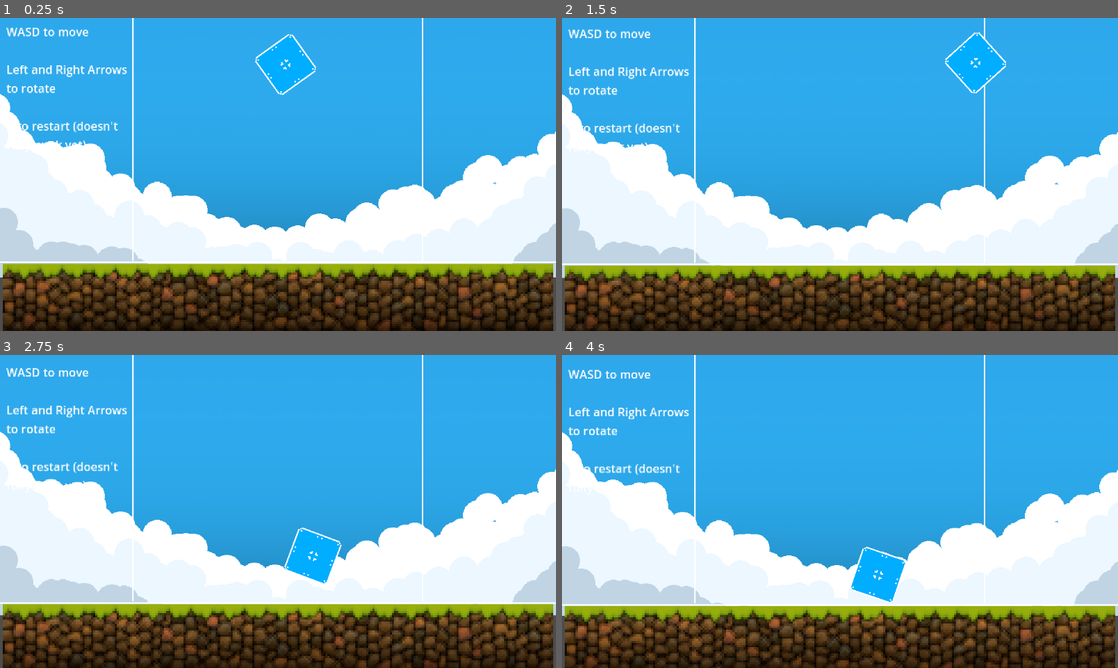
Above: before the commit, frames 1-4 (two rows, left to right).
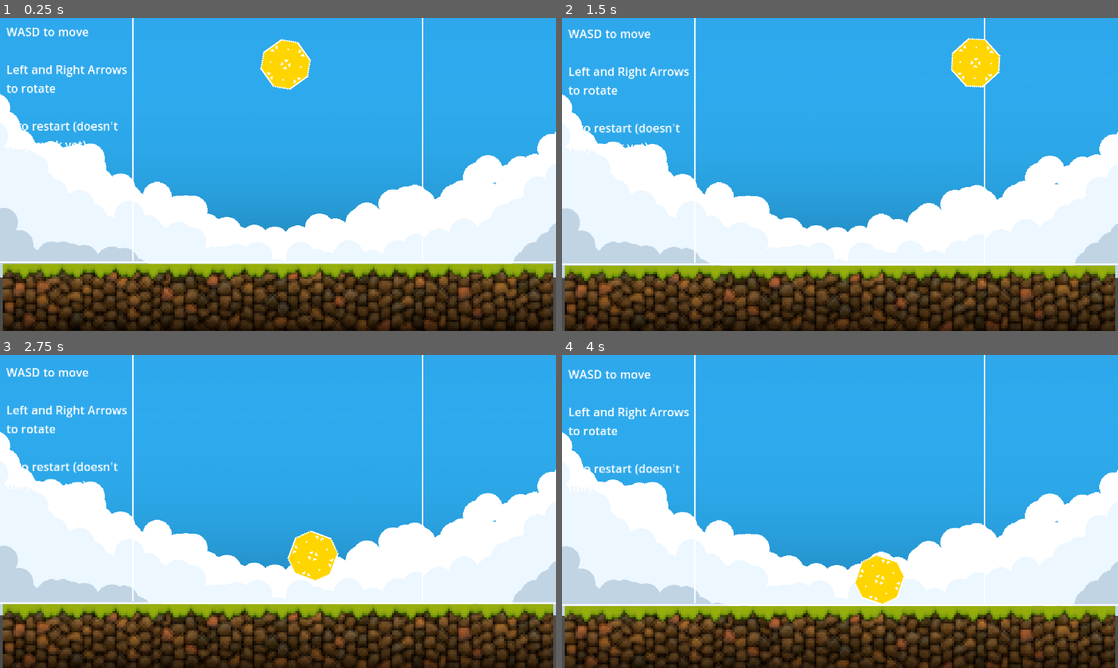
Above: after the commit, the same moments.

Repository: drew-abbo/gmtk_game_jam_game
Game: Godot game, scene res://main.tscn
The game is run twice, just before and just after one commit, with the same random seed, the same clock (stepped at 60 frames per second) and the same inputs.
Inputs:
- Up to frame 1 (0.25 s): no input
- Up to frame 2 (1.5 s): hold D (move_right) 0.53-1.28 s; hold S (move_down) from 1.28 s (still down)
- Up to frame 3 (2.75 s): release S (move_down) at 2.03 s; hold D (move_right) from 2.03 s (still down)
- Up to frame 4 (4 s): release D (move_right) at 2.78 s; hold W (move_up) 2.78-3.53 s; hold A (move_left) from 3.53 s (still down)

The runs differ from the first frame. In frame 1, 1.1% of the frame differs, in the area x 45-57%, y 5-25%; in frame 2, 1.1%; in frame 3, 1.1%; in frame 4, 1.2%, in the area x 52-62%, y 61-80%.

Commit message:
added all piece textures to their own pieces and made them get drawn from a pool

Diff:
--- /dev/null
+++ b/Building/Pieces/Variants/circle_piece.tscn
@@ -0,0 +1,16 @@
+[gd_scene load_steps=4 format=3 uid="uid://cbnhthckwkon5"]
+
+[ext_resource type="PackedScene" uid="uid://cjg4a5yo4wh6x" path="res://Building/Pieces/building_piece.tscn" id="1_jro6c"]
+[ext_resource type="Texture2D" uid="uid://c11txrqohtsod" path="res://Assets/Circle Type 1.png" id="2_esf57"]
+
+[sub_resource type="CircleShape2D" id="CircleShape2D_pjvq7"]
+radius = 32.0156
+
+[node name="BuildingPiece" instance=ExtResource("1_jro6c")]
+
+[node name="Sprite2D" type="Sprite2D" parent="RigidBody2D" index="0"]
+scale = Vector2(2, 2)
+texture = ExtResource("2_esf57")
+
+[node name="CollisionShape2D" type="CollisionShape2D" parent="RigidBody2D" index="1"]
+shape = SubResource("CircleShape2D_pjvq7")
--- /dev/null
+++ b/Building/Pieces/Variants/octagon_piece.tscn
@@ -0,0 +1,13 @@
+[gd_scene load_steps=3 format=3 uid="uid://bt36m0ugt5sbr"]
+
+[ext_resource type="PackedScene" uid="uid://cjg4a5yo4wh6x" path="res://Building/Pieces/building_piece.tscn" id="1_3twnw"]
+[ext_resource type="Texture2D" uid="uid://dffc5ddl8ld40" path="res://Assets/Octagon Type 1.png" id="2_ab0y7"]
+
+[node name="BuildingPiece" instance=ExtResource("1_3twnw")]
+
+[node name="Sprite2D" type="Sprite2D" parent="RigidBody2D" index="0"]
+scale = Vector2(2, 2)
+texture = ExtResource("2_ab0y7")
+
+[node name="CollisionPolygon2D" type="CollisionPolygon2D" parent="RigidBody2D" index="1"]
+polygon = PackedVector2Array(-15, -31, 15, -31, 31, -15, 31, 15, 15, 31, -15, 31, -31, 15, -31, -15)
--- /dev/null
+++ b/Building/Pieces/Variants/plus_piece.tscn
@@ -0,0 +1,13 @@
+[gd_scene load_steps=3 format=3 uid="uid://x2ep0ammpv08"]
+
+[ext_resource type="PackedScene" uid="uid://cjg4a5yo4wh6x" path="res://Building/Pieces/building_piece.tscn" id="1_d707o"]
+[ext_resource type="Texture2D" uid="uid://jtxhslq3xh18" path="res://Assets/Plus Type 1.png" id="2_imwjv"]
+
+[node name="BuildingPiece" instance=ExtResource("1_d707o")]
+
+[node name="Sprite2D" type="Sprite2D" parent="RigidBody2D" index="0"]
+scale = Vector2(2, 2)
+texture = ExtResource("2_imwjv")
+
+[node name="CollisionPolygon2D" type="CollisionPolygon2D" parent="RigidBody2D" index="1"]
+polygon = PackedVector2Array(10, -10, 32, -10, 32, 10, 10, 10, 10, 32, -10, 32, -10, 10, -32, 10, -32, -10, -10, -10, -10, -32, 10, -32)
--- /dev/null
+++ b/Building/Pieces/Variants/square_piece.tscn
@@ -0,0 +1,16 @@
+[gd_scene load_steps=4 format=3 uid="uid://2y7hqute31hu"]
+
+[ext_resource type="PackedScene" uid="uid://cjg4a5yo4wh6x" path="res://Building/Pieces/building_piece.tscn" id="1_3jmhh"]
+[ext_resource type="Texture2D" uid="uid://bdii11uan6don" path="res://Assets/Box Type 1.png" id="2_0vtbt"]
+
+[sub_resource type="RectangleShape2D" id="RectangleShape2D_ppepa"]
+size = Vector2(64, 64)
+
+[node name="BuildingPiece" instance=ExtResource("1_3jmhh")]
+
+[node name="Sprite2D" type="Sprite2D" parent="RigidBody2D" index="0"]
+scale = Vector2(2, 2)
+texture = ExtResource("2_0vtbt")
+
+[node name="CollisionShape2D" type="CollisionShape2D" parent="RigidBody2D" index="1"]
+shape = SubResource("RectangleShape2D_ppepa")
--- /dev/null
+++ b/Building/Pieces/Variants/triangle_piece.tscn
@@ -0,0 +1,13 @@
+[gd_scene load_steps=3 format=3 uid="uid://clcty7gb18tus"]
+
+[ext_resource type="PackedScene" uid="uid://cjg4a5yo4wh6x" path="res://Building/Pieces/building_piece.tscn" id="1_2v0e7"]
+[ext_resource type="Texture2D" uid="uid://t0xfdqq282ba" path="res://Assets/Triangle Type 1.png" id="2_y02u8"]
+
+[node name="BuildingPiece" instance=ExtResource("1_2v0e7")]
+
+[node name="Sprite2D" type="Sprite2D" parent="RigidBody2D" index="0"]
+scale = Vector2(2, 2)
+texture = ExtResource("2_y02u8")
+
+[node name="CollisionPolygon2D" type="CollisionPolygon2D" parent="RigidBody2D" index="1"]
+polygon = PackedVector2Array(-29, 23, 29, 23, 0, -34)
--- a/Building/building_piece.tscn
+++ b/Building/Pieces/building_piece.tscn
@@ -1,6 +1,6 @@
 [gd_scene load_steps=3 format=3 uid="uid://cjg4a5yo4wh6x"]
 
-[ext_resource type="Script" path="res://Building/building_piece.gd" id="1_haemo"]
+[ext_resource type="Script" path="res://Building/Pieces/building_piece.gd" id="1_haemo"]
 
 [sub_resource type="PhysicsMaterial" id="PhysicsMaterial_3d1gg"]
 bounce = 0.25
--- a/Building/Pieces/test_piece.tscn
+++ /dev/null
@@ -1,16 +0,0 @@
-[gd_scene load_steps=4 format=3 uid="uid://cbnhthckwkon5"]
-
-[ext_resource type="PackedScene" uid="uid://cjg4a5yo4wh6x" path="res://Building/building_piece.tscn" id="1_2i4tk"]
-[ext_resource type="Texture2D" uid="uid://bdii11uan6don" path="res://Assets/Box Type 1.png" id="2_w36w7"]
-
-[sub_resource type="RectangleShape2D" id="RectangleShape2D_ppepa"]
-size = Vector2(64, 64)
-
-[node name="BuildingPiece" instance=ExtResource("1_2i4tk")]
-
-[node name="Sprite2D" type="Sprite2D" parent="RigidBody2D" index="0"]
-scale = Vector2(2, 2)
-texture = ExtResource("2_w36w7")
-
-[node name="CollisionShape2D" type="CollisionShape2D" parent="RigidBody2D" index="1"]
-shape = SubResource("RectangleShape2D_ppepa")
--- a/main.gd
+++ b/main.gd
@@ -5,10 +5,18 @@
 ## How fast the camera should move at the start
 var vertical_camera_move_speed: float = 2
 
-## An array of all pieces that can be spawned.
-const NEW_PIECE_POOL: Array[Resource] = [
-	preload("res://Building/Pieces/test_piece.tscn"),
+## An array of all pieces that can be spawned. This array is shuffled, pieces
+## are picked from it in order and then it's re-shuffled.
+var new_piece_pool: Array[Resource] = [
+	preload("res://Building/Pieces/Variants/circle_piece.tscn"),
+	preload("res://Building/Pieces/Variants/octagon_piece.tscn"),
+	preload("res://Building/Pieces/Variants/plus_piece.tscn"),
+	preload("res://Building/Pieces/Variants/square_piece.tscn"),
+	preload("res://Building/Pieces/Variants/triangle_piece.tscn"),
 ]
+## The index of the next piece. If >= the length of the array the array will
+## be shuffled and the index will be reset to 0 before picking.
+var next_new_piece_index: int = new_piece_pool.size();
 
 ## Max possible velocity (magnitude) of newly spawned pieces.
 const NEW_PIECE_MAX_VELOCITY_MAG: float = 100.0
@@ -70,8 +78,12 @@
 	if new_piece_y_pos < main_camera.position.y:
 		main_camera.position.y = new_piece_y_pos
 
-	# instantiate a new piece and then initialize (once it's loaded)
-	user_current_piece = NEW_PIECE_POOL.pick_random().instantiate()
+	# pick the next piece and then initialize (once it's loaded)
+	if next_new_piece_index >= new_piece_pool.size():
+		new_piece_pool.shuffle()
+		next_new_piece_index = 0
+	user_current_piece = new_piece_pool[next_new_piece_index].instantiate()
+	next_new_piece_index += 1
 	call_deferred("_initialize_new_building_piece", new_piece_y_pos - NEW_PIECE_OFFSET)
 
 
Renamed: Building/building_piece.gd -> Building/Pieces/building_piece.gd
